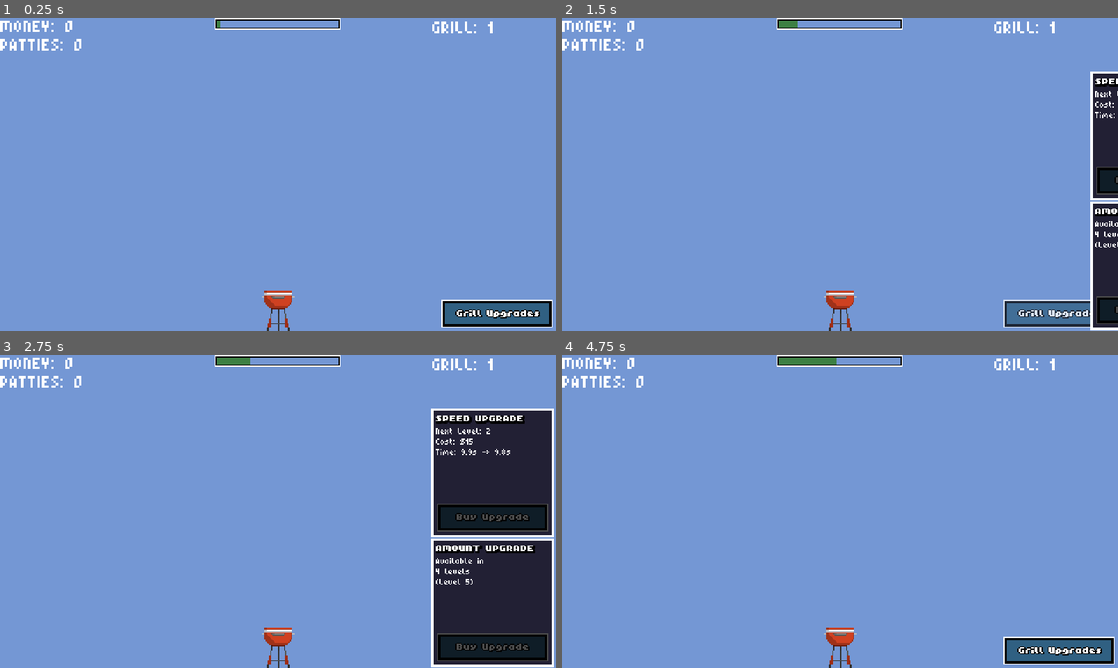
Above: before the commit, frames 1-4 (two rows, left to right).
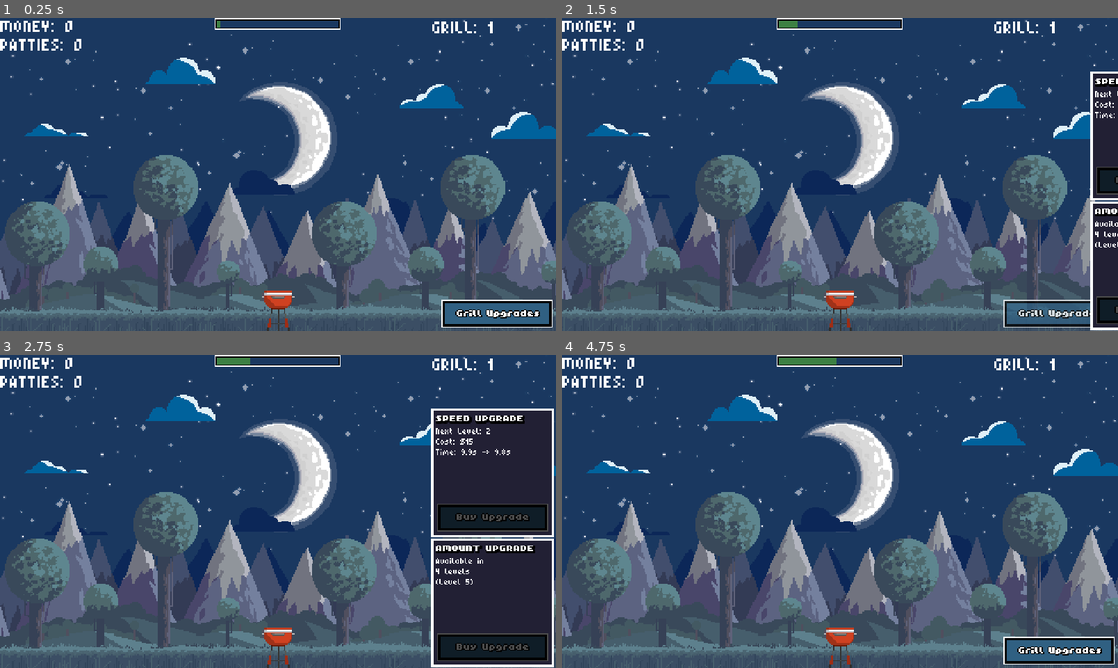
Above: after the commit, the same moments.

Repository: FinochioM/ItShouldBeAGoodGame
Game: Godot game, scene res://Scenes/main_scene.tscn
Same seed, same stepped clock (60 frames per second), same inputs: the game is played once before the commit and once after it.
Inputs (mouse positions are in pixels of both pictures, inside the frame that each line leads up to):
- Up to frame 1 (0.25 s): no input
- Up to frame 2 (1.5 s): click (1056, 312) at 0.5 s; tap Enter at 1.25 s; move the mouse to (962, 158) at 1.27 s; click (962, 158) at 1.42 s
- Up to frame 3 (2.75 s): click (494, 649) at 2 s
- Up to frame 4 (4.75 s): move the mouse to (728, 527) at 2.77 s; click (728, 527) at 2.92 s; click (1056, 649) at 3.5 s; tap Space at 4.25 s; move the mouse to (895, 442) at 4.27 s; click (895, 442) at 4.42 s

The runs differ from the first frame. In frame 1, 97% of the frame differs, in the area x 0-100%, y 0-100%; in frame 2, 94%; in frame 3, 80%; in frame 4, 97%.

Commit message:
new shop panel and sprites

Diff:
--- a/itsgonnabeagoodgame/Scenes/main_scene.tscn
+++ b/itsgonnabeagoodgame/Scenes/main_scene.tscn
@@ -1,7 +1,7 @@
-[gd_scene load_steps=25 format=3 uid="uid://dt7nb2olijhqg"]
+[gd_scene load_steps=31 format=3 uid="uid://dt7nb2olijhqg"]
 
 [ext_resource type="Script" path="res://Scripts/main_scene.gd" id="1_m4eul"]
-[ext_resource type="Texture2D" uid="uid://fkr1wa87tpik" path="res://Textures/temp_bg.png" id="1_on3r6"]
+[ext_resource type="Texture2D" uid="uid://lchlp0su4qj5" path="res://Textures/test_bg.png" id="2_ad8lq"]
 [ext_resource type="Texture2D" uid="uid://c0dvmkve6a23b" path="res://Textures/grill.png" id="2_q1ic5"]
 [ext_resource type="Texture2D" uid="uid://c4bot60y7g68m" path="res://Textures/panel_bg.png" id="4_h8it7"]
 [ext_resource type="FontFile" uid="uid://b1wpj8blr03x8" path="res://Fonts/Everyday_Slight_Black.ttf" id="5_2x4mp"]
@@ -11,7 +11,11 @@
 [ext_resource type="Texture2D" uid="uid://bni5gn2u4yndl" path="res://Textures/upgrade_grill_button_disabled.png" id="8_57rwp"]
 [ext_resource type="Texture2D" uid="uid://0jcs4x3daf0" path="res://Textures/grill_upgrades_toggle.png" id="10_hh2tp"]
 [ext_resource type="Texture2D" uid="uid://dwcnuyom0b2cn" path="res://Textures/grill_upgrades_toggle_pressed.png" id="11_00rb3"]
+[ext_resource type="Texture2D" uid="uid://dhv5usnjkofa5" path="res://Textures/panel_bg_2.png" id="12_0dq88"]
 [ext_resource type="Texture2D" uid="uid://ylk4y3bunl6l" path="res://Textures/grill_timer_bar.png" id="12_su356"]
+[ext_resource type="Texture2D" uid="uid://bbaaklutkit6c" path="res://Textures/upgrade_shop_button.png" id="13_clowm"]
+[ext_resource type="Texture2D" uid="uid://bkd8sa5oi4368" path="res://Textures/upgrade_pressed_button_pressed.png" id="14_sx1px"]
+[ext_resource type="Texture2D" uid="uid://y8a25hhnm0dk" path="res://Textures/upgrade_shop_button_disabled.png" id="15_g1tj6"]
 
 [sub_resource type="RectangleShape2D" id="RectangleShape2D_r0scy"]
 size = Vector2(24, 10)
@@ -48,6 +52,16 @@
 
 [sub_resource type="StyleBoxTexture" id="StyleBoxTexture_j7pmo"]
 texture = ExtResource("4_h8it7")
+
+[sub_resource type="StyleBoxTexture" id="StyleBoxTexture_e31e8"]
+texture = ExtResource("12_0dq88")
+
+[sub_resource type="LabelSettings" id="LabelSettings_wh084"]
+line_spacing = 1.0
+font = ExtResource("5_2x4mp")
+font_size = 5
+shadow_size = 4
+shadow_color = Color(0, 0, 0, 1)
 
 [sub_resource type="Animation" id="Animation_iv7uo"]
 length = 0.001
@@ -143,8 +157,9 @@
 metadata/_edit_vertical_guides_ = [240.0]
 
 [node name="Background" type="Sprite2D" parent="."]
-position = Vector2(240, 135)
-texture = ExtResource("1_on3r6")
+position = Vector2(252, 135)
+scale = Vector2(1.05469, 1.05469)
+texture = ExtResource("2_ad8lq")
 
 [node name="Grill" type="StaticBody2D" parent="."]
 position = Vector2(240, 252)
@@ -274,6 +289,47 @@
 texture_pressed = ExtResource("8_32mtn")
 texture_disabled = ExtResource("8_57rwp")
 
+[node name="ShopContainer" type="Control" parent="UI"]
+layout_mode = 3
+anchors_preset = 0
+offset_left = 8.0
+offset_top = 158.0
+offset_right = 114.0
+offset_bottom = 269.0
+
+[node name="SauceSection" type="Panel" parent="UI/ShopContainer"]
+layout_mode = 0
+offset_left = -120.0
+offset_right = -14.0
+offset_bottom = 111.0
+theme_override_styles/panel = SubResource("StyleBoxTexture_e31e8")
+
+[node name="UpgradeButton" type="TextureButton" parent="UI/ShopContainer/SauceSection"]
+layout_mode = 0
+offset_left = 5.0
+offset_top = 81.0
+offset_right = 101.0
+offset_bottom = 105.0
+texture_normal = ExtResource("13_clowm")
+texture_pressed = ExtResource("14_sx1px")
+texture_disabled = ExtResource("15_g1tj6")
+
+[node name="Title" type="Label" parent="UI/ShopContainer/SauceSection"]
+layout_mode = 0
+offset_left = 4.0
+offset_top = 4.0
+offset_right = 102.0
+offset_bottom = 12.0
+text = "SAUCE MULTIPLIER"
+label_settings = SubResource("LabelSettings_wh084")
+
+[node name="Information" type="Label" parent="UI/ShopContainer/SauceSection"]
+layout_mode = 0
+offset_left = 2.0
+offset_top = 14.0
+offset_right = 103.0
+offset_bottom = 79.0
+
 [node name="TimerBarBorder" type="TextureRect" parent="UI"]
 offset_left = 185.0
 offset_right = 294.0
Binary file added: itsgonnabeagoodgame/Textures/panel_bg_2.png
Not shown, added: itsgonnabeagoodgame/Textures/panel_bg_2.png.import
Binary file added: itsgonnabeagoodgame/Textures/patty_with_ketchup.png
Not shown, added: itsgonnabeagoodgame/Textures/patty_with_ketchup.png.import
Binary file added: itsgonnabeagoodgame/Textures/patty_with_mayo.png
Not shown, added: itsgonnabeagoodgame/Textures/patty_with_mayo.png.import
Binary file added: itsgonnabeagoodgame/Textures/patty_with_mustard.png
Not shown, added: itsgonnabeagoodgame/Textures/patty_with_mustard.png.import
Binary file added: itsgonnabeagoodgame/Textures/test_bg.png
Not shown, added: itsgonnabeagoodgame/Textures/test_bg.png.import
Binary file added: itsgonnabeagoodgame/Textures/upgrade_pressed_button_pressed.png
Not shown, added: itsgonnabeagoodgame/Textures/upgrade_pressed_button_pressed.png.import
(and 4 more such lines)
